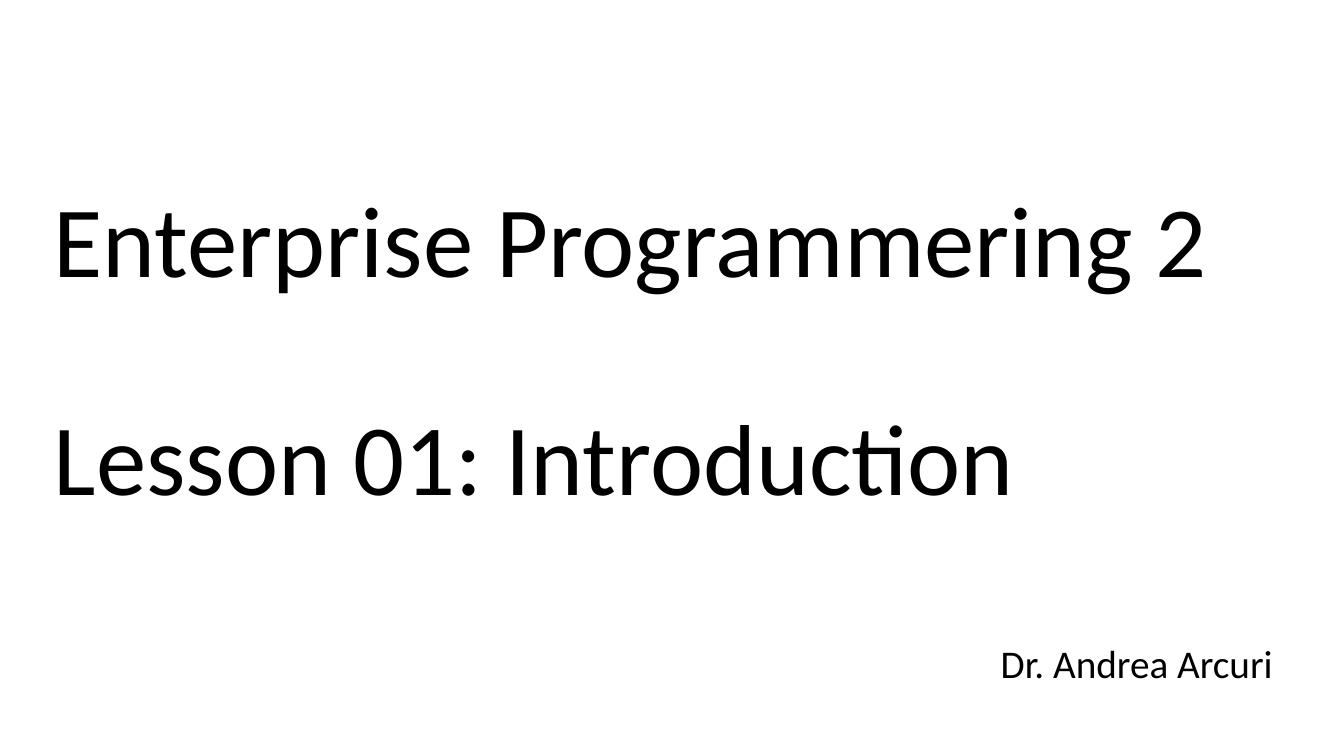
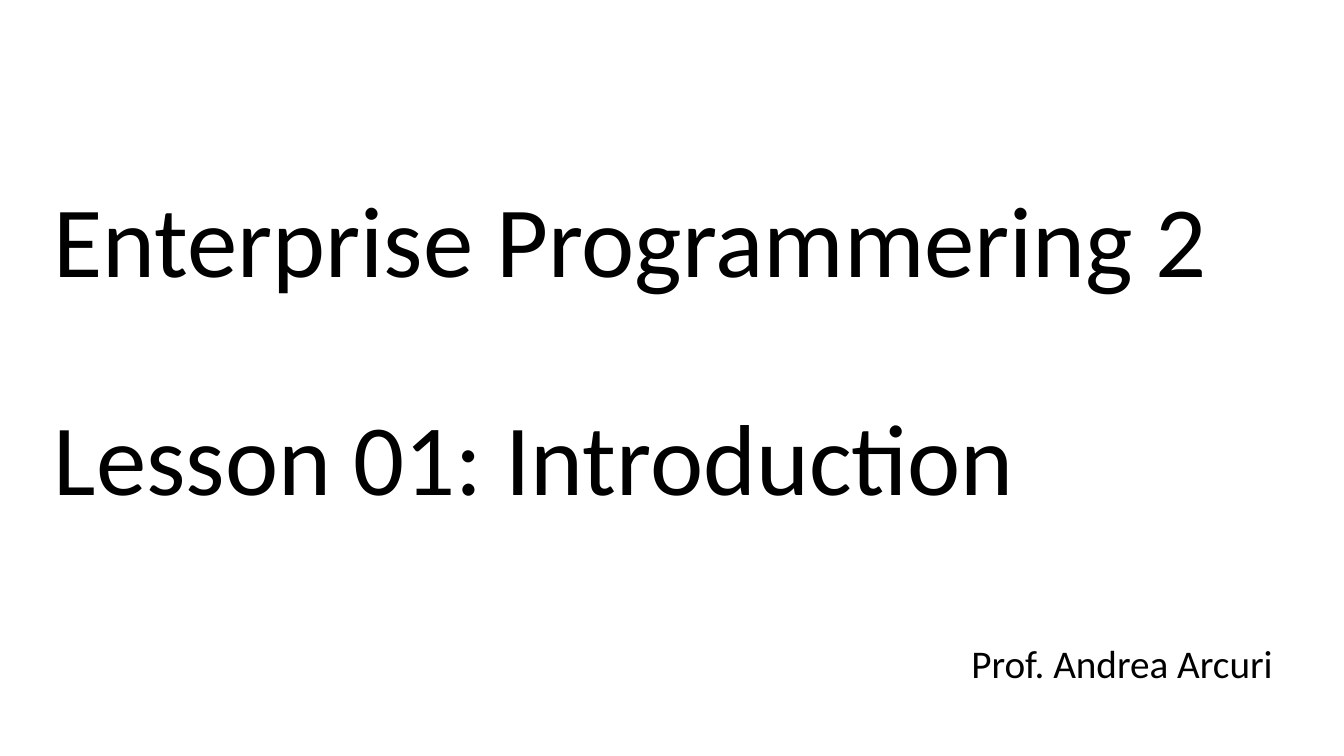
Before and after one commit to arcuri82/testing_security_development_enterprise_systems, a slide deck: slide 1 of doc/advanced/slides/lesson_01.pptx. Drawn at 1344x756 pixels with LibreOffice and Linux fonts; fonts in the diff are those of the drawing. Boxes give left, top, right and bottom in pixels: in the first picture for what was removed or moved away, otherwise in the second. Text is boxed around its words. In the diff, an @@ line names an element or a change of style, - is before the commit and + after.

```diff
--- a/doc/advanced/slides/lesson_01.pptx
+++ b/doc/advanced/slides/lesson_01.pptx
@@ subtitle at [971, 650, 1272, 679]: text changed @@
-Dr. Andrea Arcuri
+Prof. Andrea Arcuri
```
Also in this commit, not shown: 5 other slides changed, 6 slides added, 2 slides removed, 6 other files.
